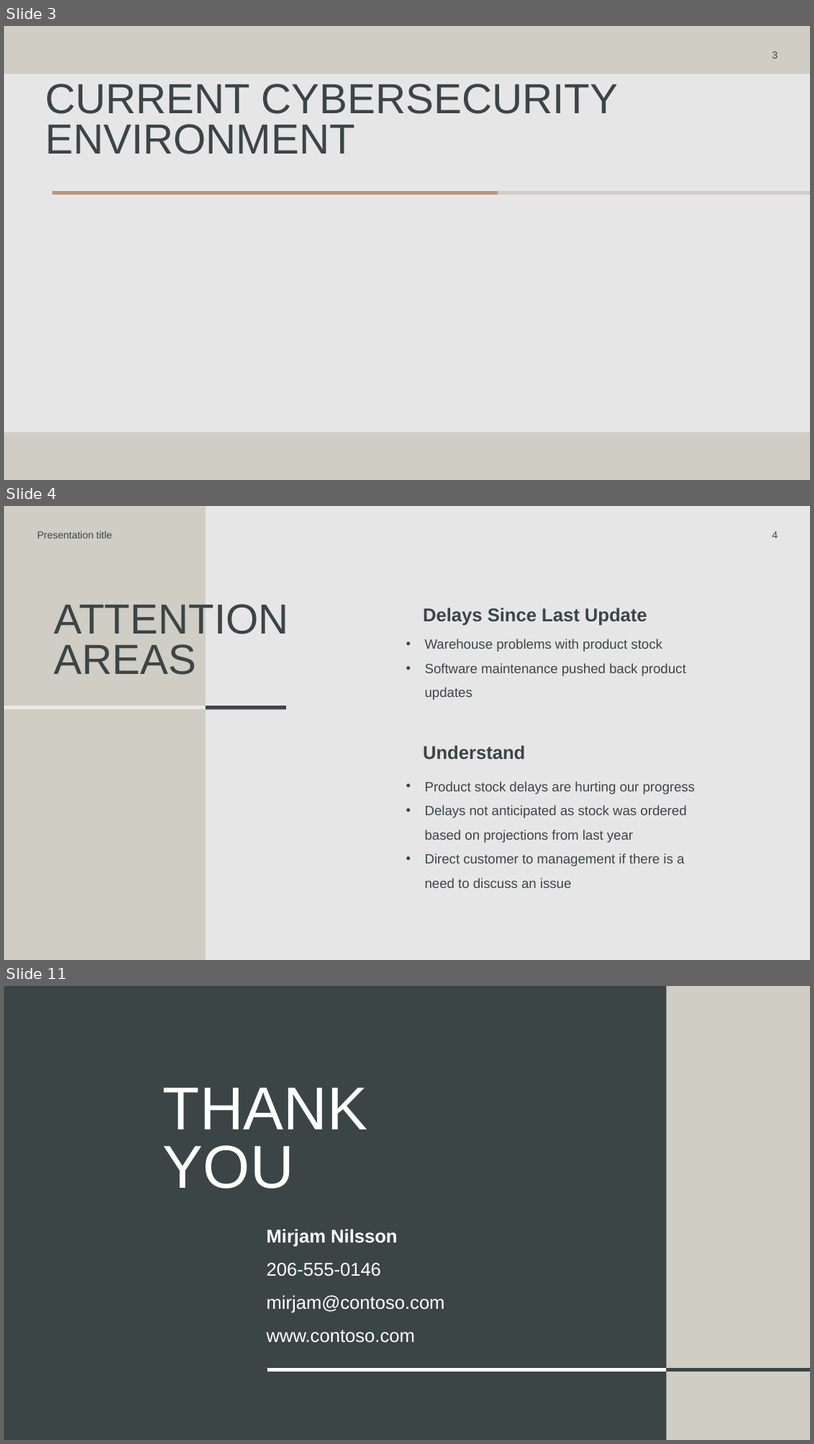
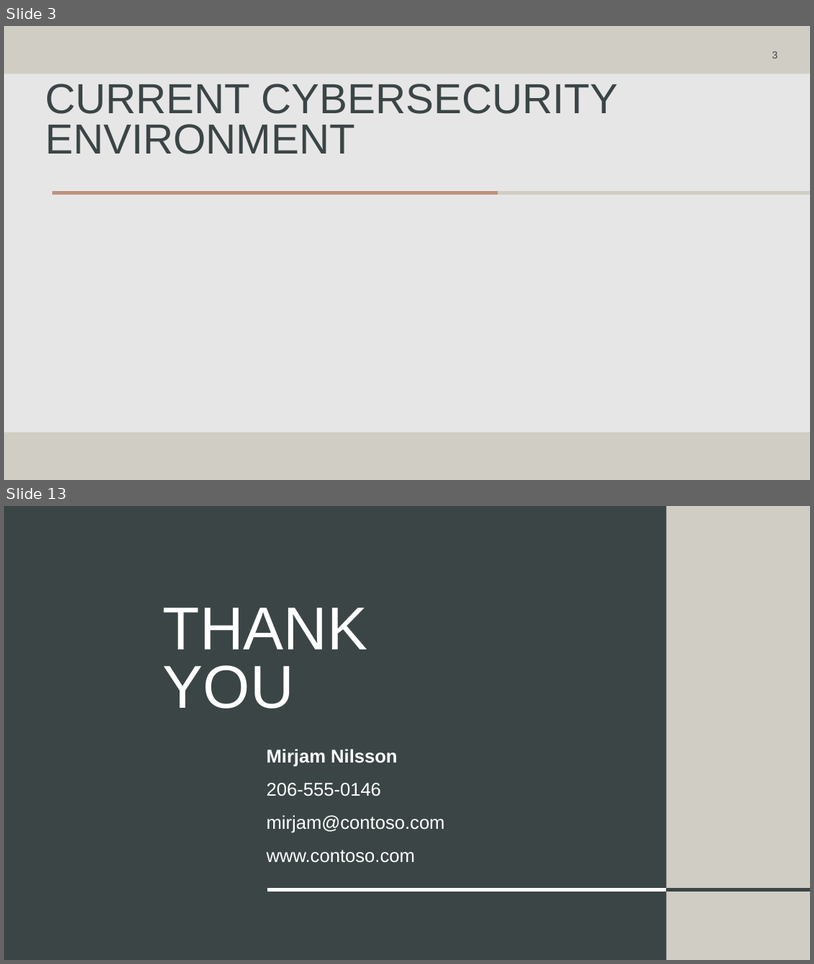
Before and after one commit to rcoon1/GCU-Masters, a slide deck: CYB-690/Topic 2/Security Framework RCoon.pptx. Shown one above the other, each under a label of ours: slides 3, 4 and 11 before the commit, slides 3 and 13 after it; the slides between them are not shown. The pictures are 814x1444 and 814x964 pixels, drawn with LibreOffice and Linux fonts; fonts in the diff are those of the drawing. Boxes give left, top, right and bottom in pixels: in the first picture for what was removed or moved away, otherwise in the second. Text is boxed around its words. In the diff, an @@ line names an element or a change of style, - is before the commit and + after.

```diff
--- a/CYB-690/Topic 2/Security Framework RCoon.pptx
+++ b/CYB-690/Topic 2/Security Framework RCoon.pptx
@@ slide 4 removed at [4, 506, 810, 960], background #E7E6E6 @@
@@ rectangle removed at [4, 506, 206, 960] @@
@@ text removed at [37, 531, 112, 538] @@
-Presentation title
@@ page number removed at [772, 531, 778, 538] @@
-4
@@ title removed at [54, 604, 289, 674] @@
-ATTENTION AREAS
@@ text removed at [423, 608, 648, 626] @@
-Delays Since Last Update
@@ text removed at [425, 638, 687, 700] @@
-• Warehouse problems with product stock
-• Software maintenance pushed back product updates
@@ line removed from (4, 708) to (206, 708) @@
@@ line removed from (206, 708) to (286, 708) @@
@@ text removed at [423, 745, 525, 759] @@
-Understand
@@ text removed at [425, 781, 695, 888] @@
-• Product stock delays are hurting our progress
-• Delays not anticipated as stock was ordered based on projections from last year
-• Direct customer to management if there is a need to discuss an issue
@@ what was slide 11 is now slide 13 @@
```
Also in this commit, not shown: 9 slides added, 6 other slides removed.
